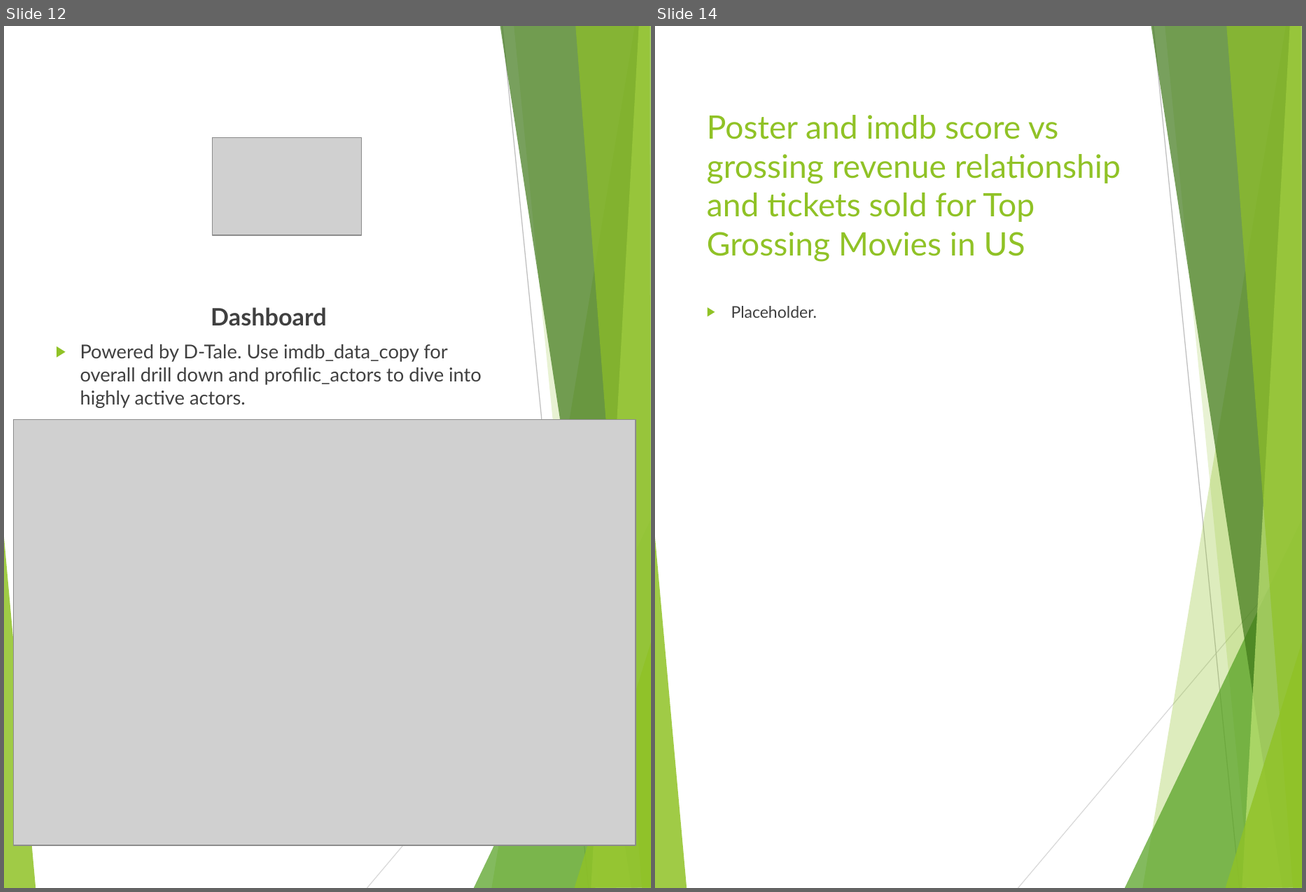
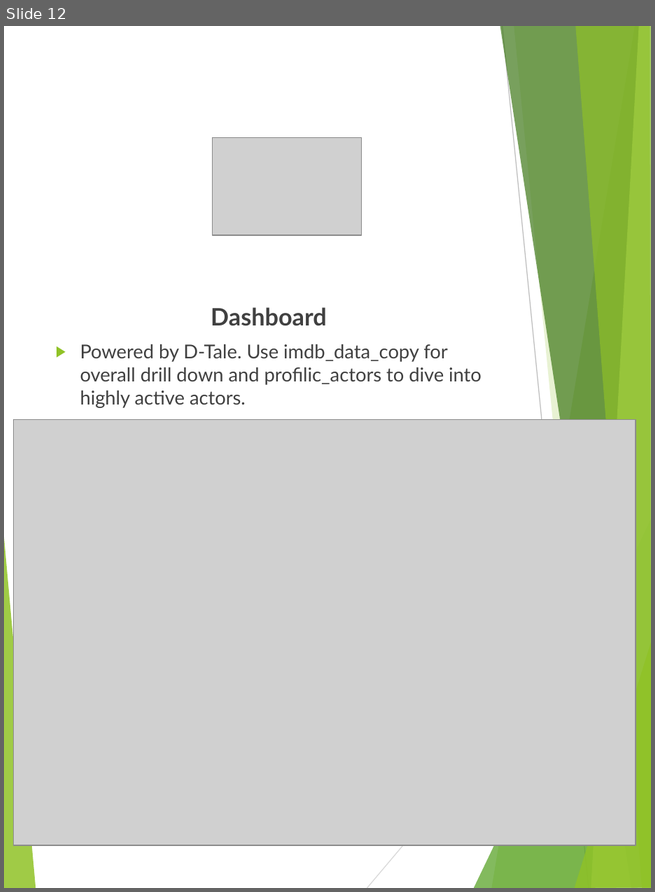
Before and after one commit to williar01/Hollywood---Project, a slide deck: Documentation/MovieS.pptx. Shown side by side, each under a label of ours: slides 12 and 14 before the commit, slide 12 after it; the slides between them are not shown. The pictures are 1306x892 and 655x892 pixels, drawn with LibreOffice and Linux fonts; fonts in the diff are those of the drawing; grey boxes stand for pictures. Boxes give left, top, right and bottom in pixels: in the first picture for what was removed or moved away, otherwise in the second. Text is boxed around its words. In the diff, an @@ line names an element or a change of style, - is before the commit and + after.

```diff
--- a/Documentation/MovieS.pptx
+++ b/Documentation/MovieS.pptx
@@ slide 14 removed at [655, 26, 1302, 888], background #FFFFFF; not listed: 10 template elements that a slide beside it also shows @@
@@ title removed at [707, 115, 1120, 262] @@
-Poster and imdb score vs grossing revenue relationship and tickets sold for Top Grossing Movies in US
@@ text removed at [731, 306, 817, 318] @@
-▶ Placeholder.
```
Also in this commit, not shown: 4 slides changed, 17 other files.
